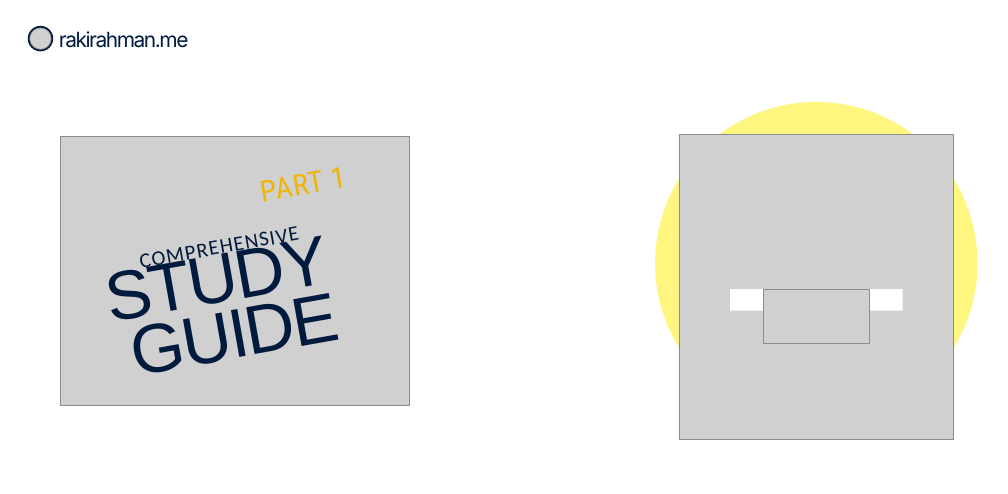
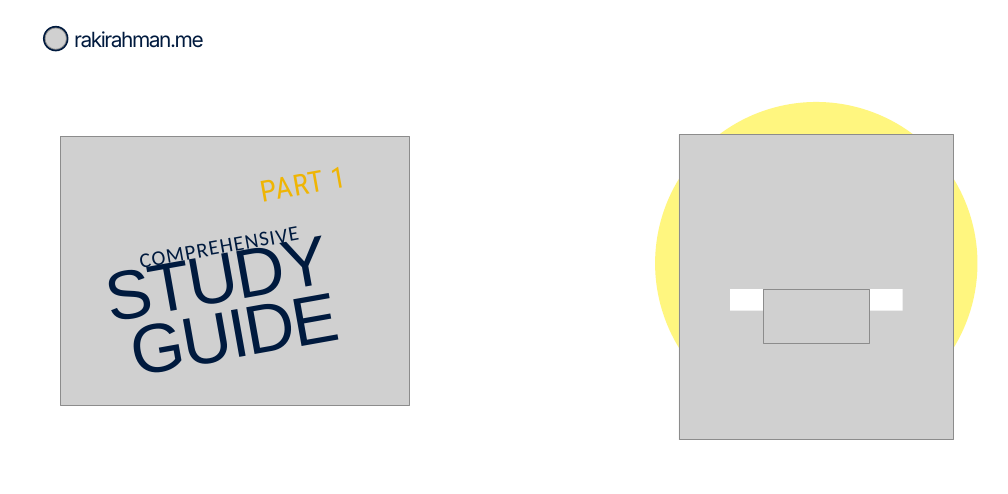
Before and after one commit to mdrakiburrahman/rakirahman.me, a slide deck: slide 5 of src/assets/graphics/PPT/post-headers.pptx. Drawn at 1008x494 pixels with LibreOffice and Linux fonts; fonts in the diff are those of the drawing; grey boxes stand for pictures; background and template pictures are left out. Boxes give left, top, right and bottom in pixels: in the first picture for what was removed or moved away, otherwise in the second. Text is boxed around its words. In the diff, an @@ line names an element or a change of style, - is before the commit and + after.

```diff
--- a/src/assets/graphics/PPT/post-headers.pptx
+++ b/src/assets/graphics/PPT/post-headers.pptx
@@ 1 picture, 1 text, 1 ellipse: place and size @@
-1 picture, 1 text, 1 ellipse at [28, 26, 189, 51]
+1 picture, 1 text, 1 ellipse at [43, 26, 204, 51]
```
Also in this commit, not shown: 5 other slides changed, 7 other files.
